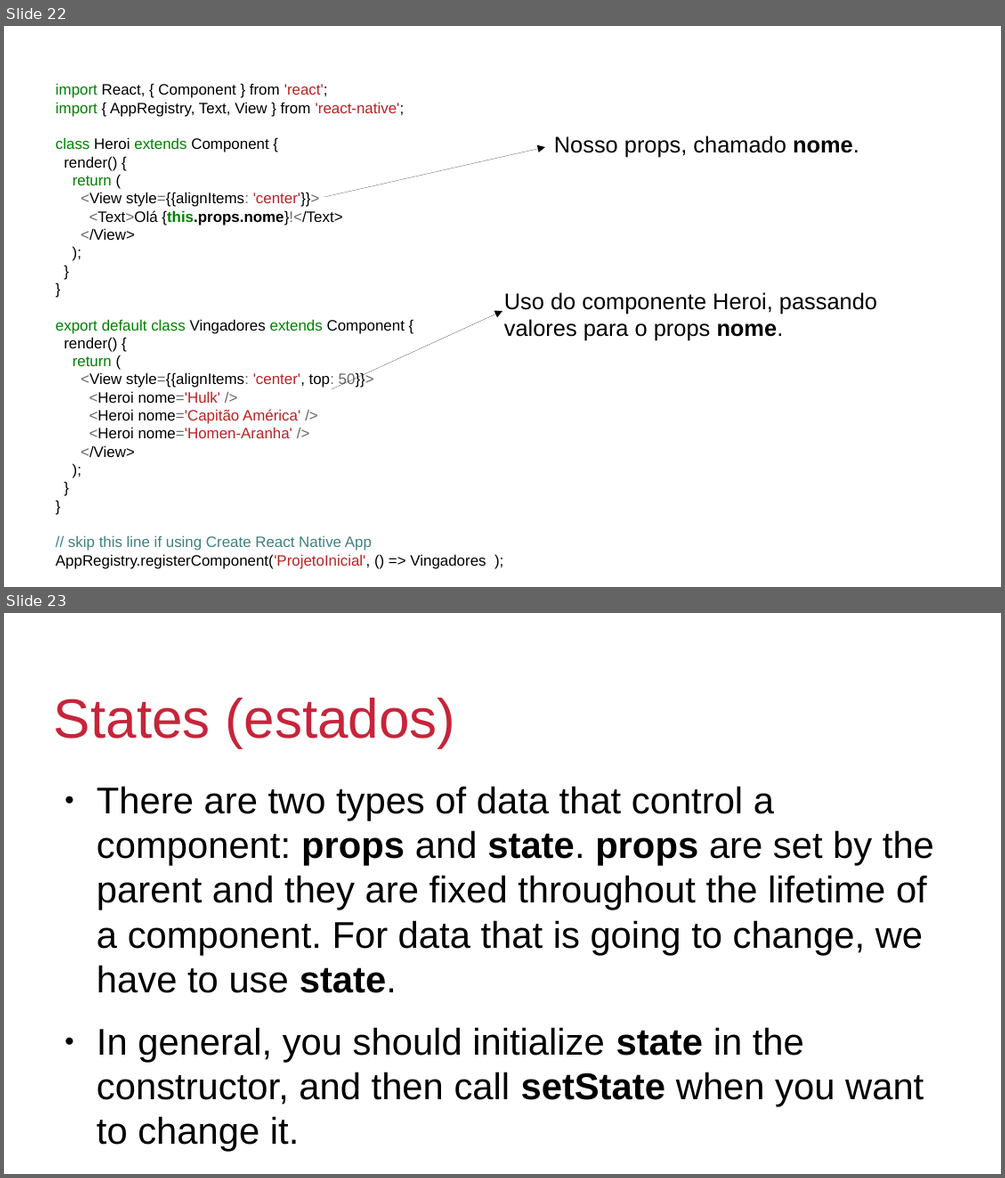
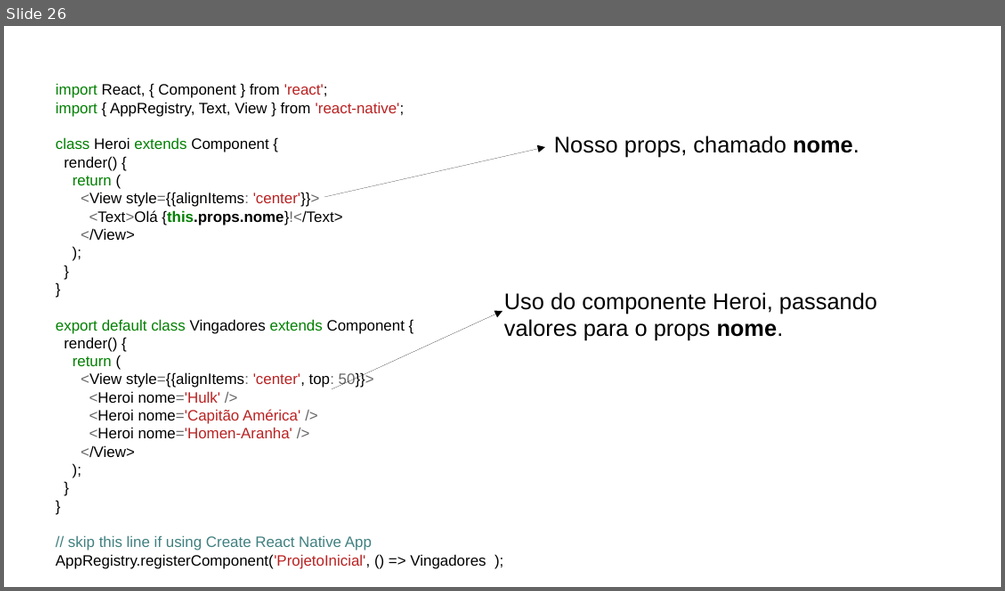
Before and after one commit to johnmagt/PIDM-2019_2, a slide deck: SLIDES/aula01.odp. Shown one above the other, each under a label of ours: slides 22 and 23 before the commit, slide 26 after it. The pictures are 1005x1178 and 1005x591 pixels, drawn with LibreOffice and Linux fonts; fonts in the diff are those of the drawing; background and template pictures are left out. Boxes give left, top, right and bottom in pixels: in the first picture for what was removed or moved away, otherwise in the second. Text is boxed around its words. In the diff, an @@ line names an element or a change of style, - is before the commit and + after.

Commit message:
estados no slide

```diff
--- a/SLIDES/aula01.odp
+++ b/SLIDES/aula01.odp
@@ slide 23 removed at <box>4,613,1001,1174</box>, background #FFFFFF; not listed: 3 template elements that a slide beside it also shows @@
@@ title removed at <box>54,698,456,747</box> @@
-States (estados)
@@ text removed at <box>97,786,934,1151</box> @@
-● There are two types of data that control a component: props and state. props are set by the parent and they are fixed throughout the lifetime of a component. For data that is going to change, we have to use state.
-● In general, you should initialize state in the constructor, and then call setState when you want to change it.
@@ what was slide 22 is now slide 26 @@
```
Also in this commit, not shown: 8 slides changed, 11 slides added, 1 other file.
